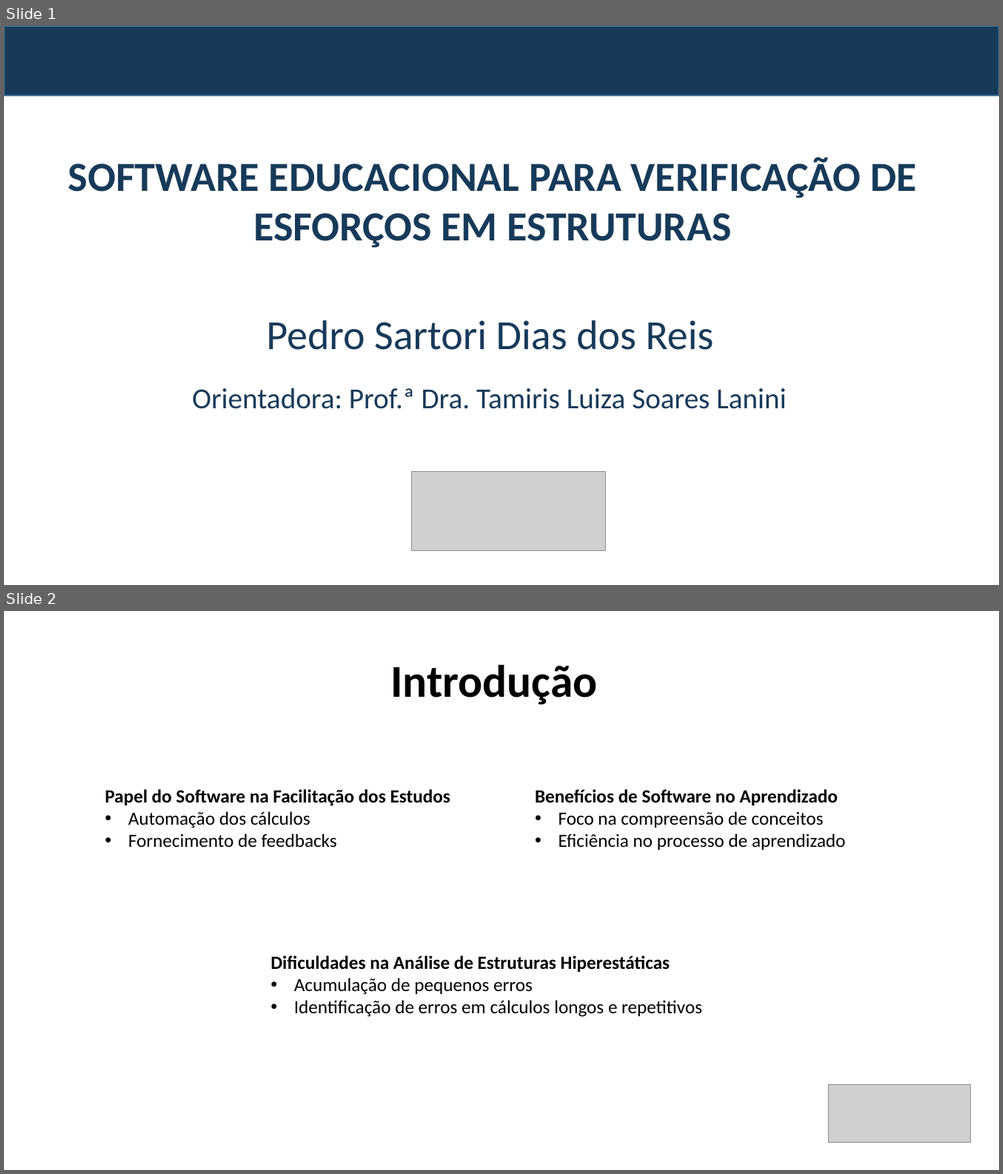
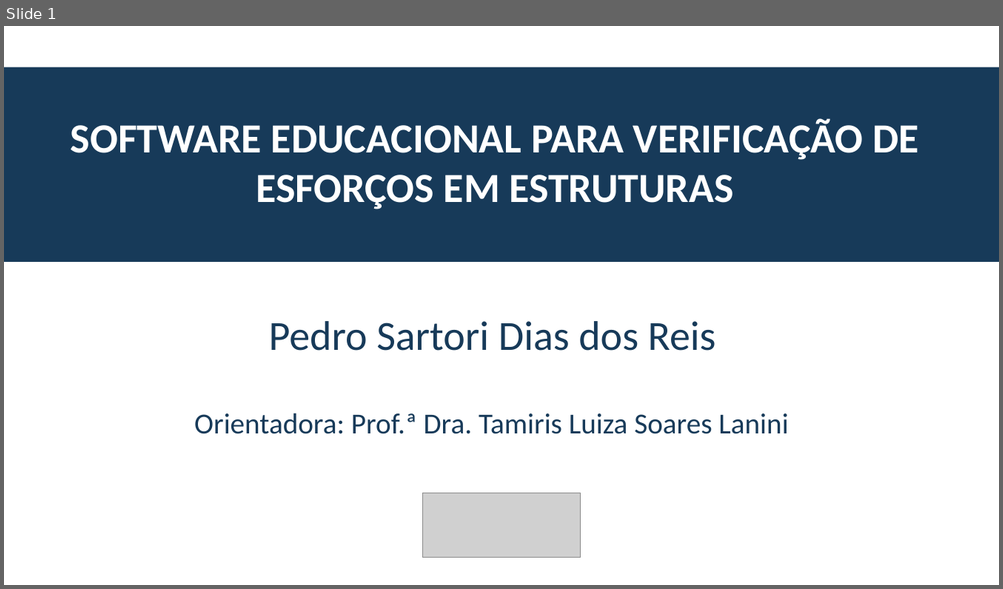
Before and after one commit to pedrosdr/TCC_Engenharia_Civil, a slide deck: apresentacao_tcc.pptx. Shown one above the other, each under a label of ours: slides 1 and 2 before the commit, slide 1 after it. The pictures are 1003x1174 and 1003x589 pixels, drawn with LibreOffice and Linux fonts; fonts in the diff are those of the drawing; grey boxes stand for pictures; background and template pictures are left out. Boxes give left, top, right and bottom in pixels: in the first picture for what was removed or moved away, otherwise in the second. Text is boxed around its words. In the diff, an @@ line names an element or a change of style, - is before the commit and + after.

```diff
--- a/apresentacao_tcc.pptx
+++ b/apresentacao_tcc.pptx
@@ slide 2 removed at (x1=4, y1=611, x2=999, y2=1170), background #FFFFFF @@
@@ text removed at (x1=390, y1=664, x2=597, y2=705) @@
-Introdução
@@ text removed at (x1=105, y1=789, x2=450, y2=848) @@
-Papel do Software na Facilitação dos Estudos
-• Automação dos cálculos
-• Fornecimento de feedbacks
@@ text removed at (x1=535, y1=789, x2=845, y2=850) @@
-Benefícios de Software no Aprendizado
-• Foco na compreensão de conceitos
-• Eficiência no processo de aprendizado
@@ text removed at (x1=270, y1=956, x2=702, y2=1017) @@
-Dificuldades na Análise de Estruturas Hiperestáticas
-• Acumulação de pequenos erros
-• Identificação de erros em cálculos longos e repetitivos
@@ picture removed at (x1=828, y1=1085, x2=970, y2=1143) @@
@@ slide 1 changed as well @@
@@ rectangle removed at (x1=4, y1=26, x2=999, y2=96) @@
@@ rectangle added at (x1=4, y1=67, x2=999, y2=262), fill #173A59 @@
@@ text "SOFTWARE EDUCACIONAL PARA VERIFICAÇÃO DE ..." moved from (x1=68, y1=157, x2=916, y2=248) to (x1=71, y1=118, x2=919, y2=210) @@
@@ text "SOFTWARE EDUCACIONAL PARA VERIFICAÇÃO DE ..." at (x1=71, y1=118, x2=919, y2=210): text colour #173A59 to #FFFFFF @@
@@ text "Pedro Sartori Dias dos Reis" moved from (x1=266, y1=321, x2=714, y2=350) to (x1=269, y1=321, x2=716, y2=351) @@
@@ text "Orientadora: Prof.ª Dra. Tamiris Luiza ..." moved from (x1=192, y1=388, x2=785, y2=409) to (x1=194, y1=413, x2=788, y2=434) @@
@@ picture resized from (x1=412, y1=471, x2=606, y2=551) to (x1=423, y1=494, x2=580, y2=559) @@
```
Also in this commit, not shown: 1 other slide changed, 18 slides added, 8 other slides removed, 3 other files.
